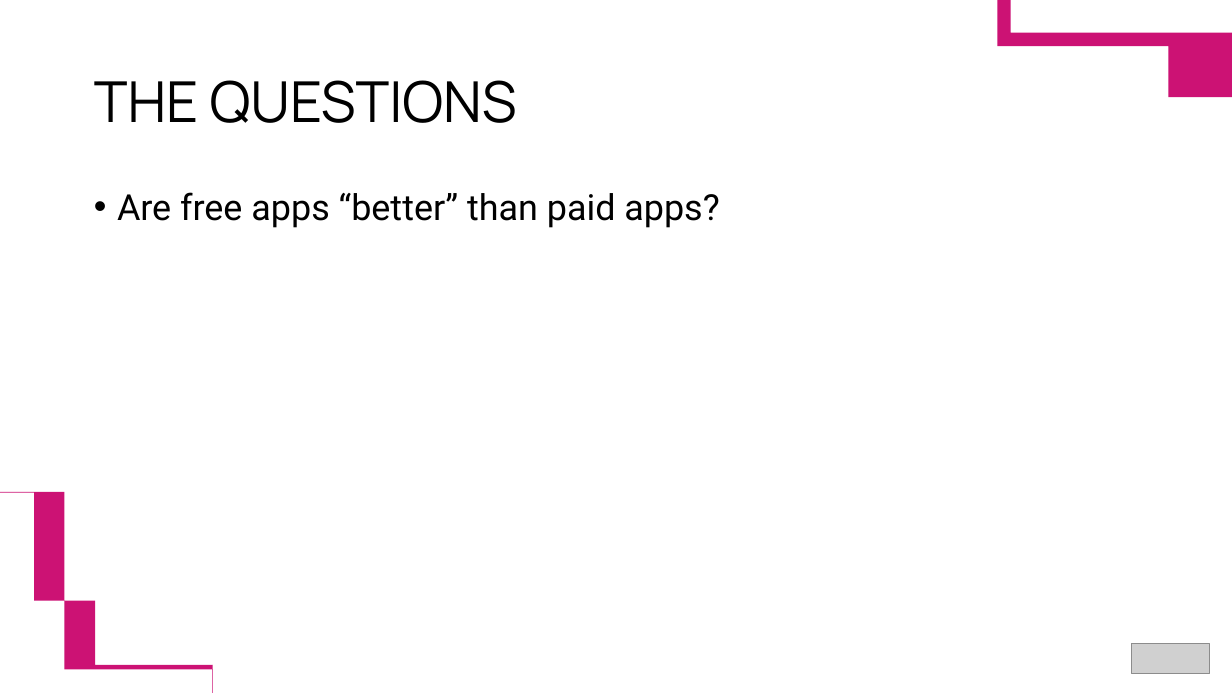
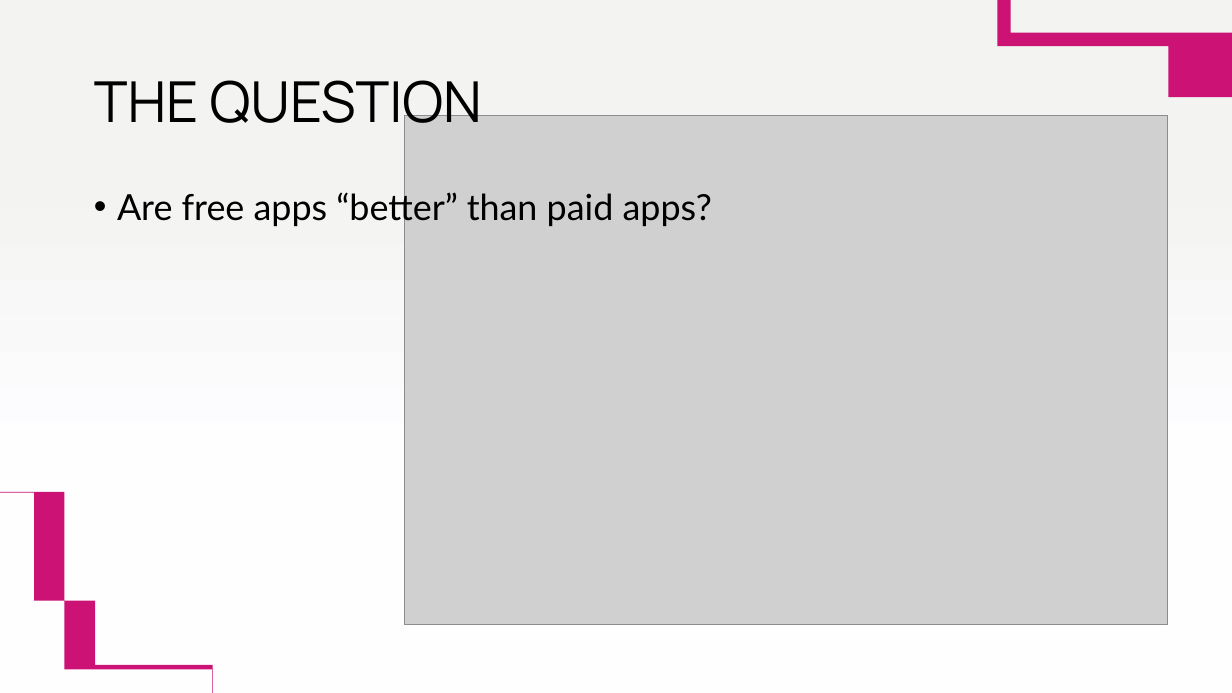
Before and after one commit to Shuvo-saha/Visual-Analytics-with-Tableau, a slide deck: slide 15 of Visual Analytics with Tableau.pptx (slide 14 before the commit). Drawn at 1232x693 pixels with LibreOffice and Linux fonts; fonts in the diff are those of the drawing; grey boxes stand for pictures. Boxes give left, top, right and bottom in pixels: in the first picture for what was removed or moved away, otherwise in the second. Text is boxed around its words. In the diff, an @@ line names an element or a change of style, - is before the commit and + after.

Commit message:
Updated slides
Made it more visual, added photos and removed the logo. General structure remains the same

```diff
--- a/Visual Analytics with Tableau.pptx
+++ b/Visual Analytics with Tableau.pptx
@@ background #FFFFFF to gradient #FEFEFF to #FCFCFE to #F3F3F1 @@
@@ title at box(94, 80, 482, 137): text changed @@
-THE QUESTIONS
+THE QUESTION
@@ picture added at box(405, 116, 1168, 624) @@
@@ text "Are free apps “better” than ..." at box(117, 189, 712, 227): font Roboto to Lato @@
@@ picture removed at box(1132, 644, 1211, 674) @@
```
Also in this commit, not shown: 17 other slides changed, 2 slides added.
